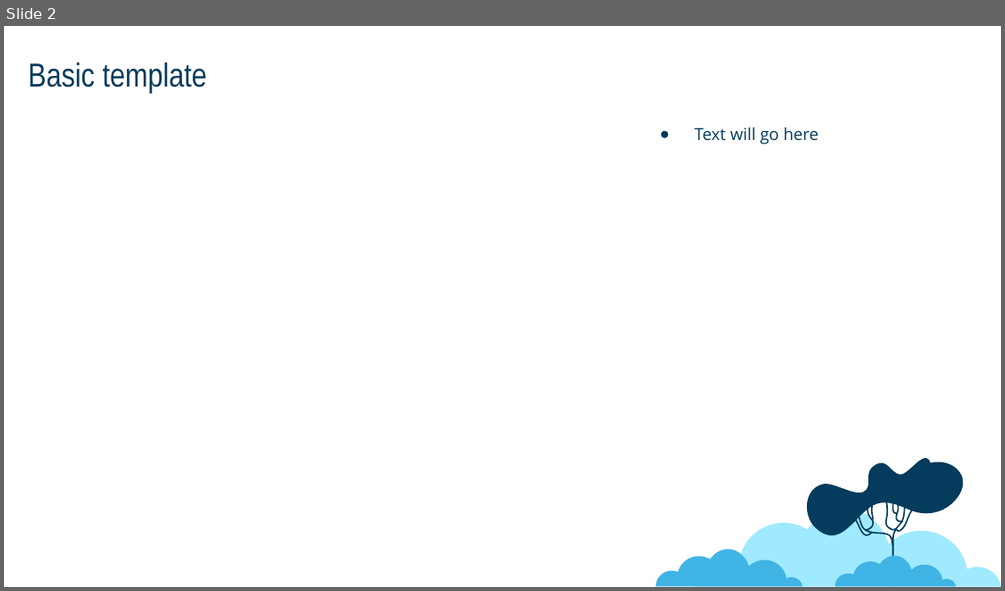
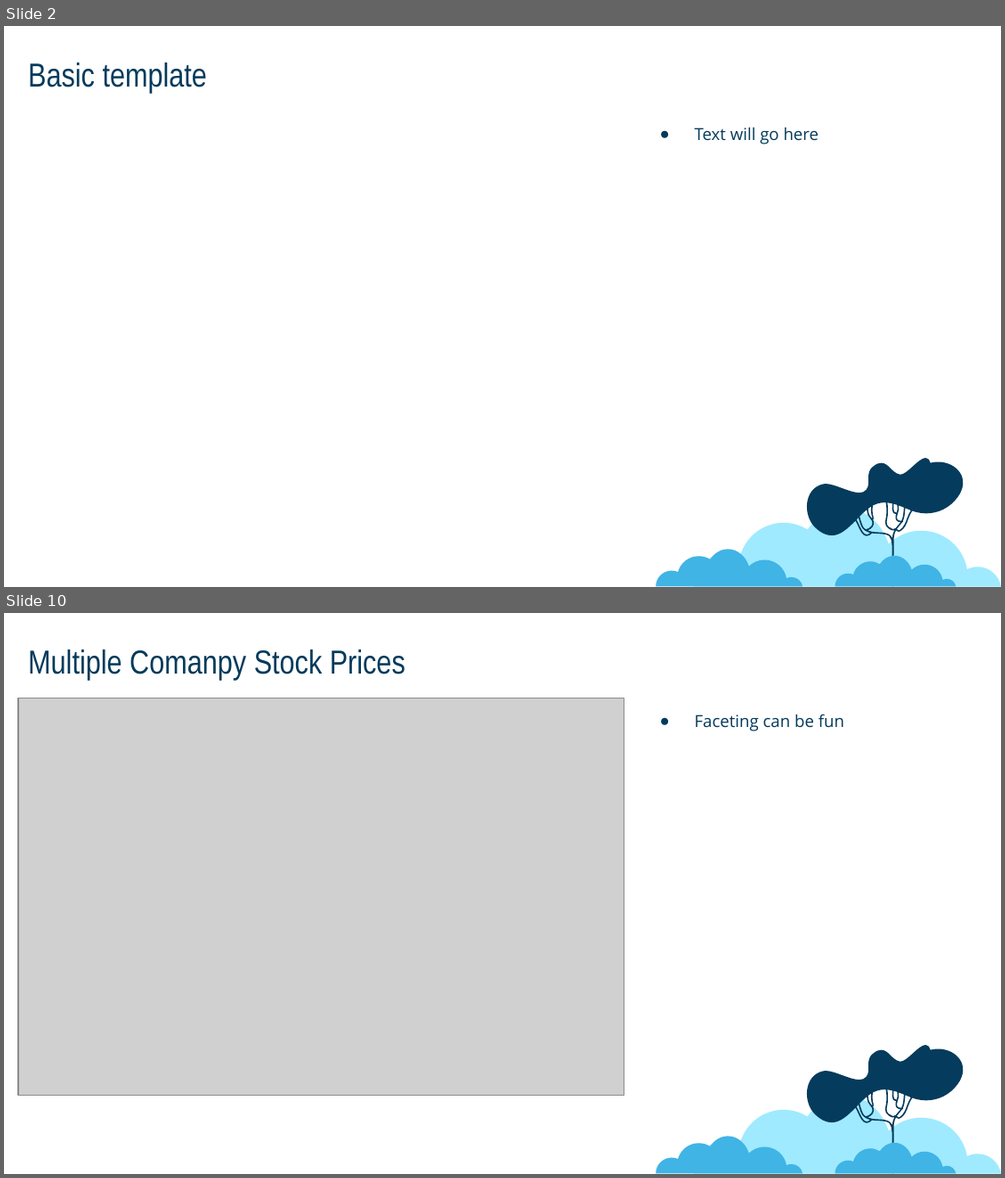
Before and after one commit to jonboone1/plotlyPowerpoint, a slide deck: example/output.pptx. Shown one above the other, each under a label of ours: slide 2 before the commit, slides 2 and 10 after it; the slides between them are not shown. The pictures are 1005x591 and 1005x1178 pixels, drawn with LibreOffice and Linux fonts; fonts in the diff are those of the drawing; grey boxes stand for pictures. Boxes give left, top, right and bottom in pixels: in the first picture for what was removed or moved away, otherwise in the second. Text is boxed around its words. In the diff, an @@ line names an element or a change of style, - is before the commit and + after.

```diff
--- a/example/output.pptx
+++ b/example/output.pptx
@@ slide 10 added at box(4, 613, 1001, 1174), background #FFFFFF; not listed: 4 template elements that a slide beside it also shows @@
@@ title added at box(28, 649, 405, 680), 24 pt, text #043A5B @@
+Multiple Comanpy Stock Prices
@@ picture added at box(18, 698, 623, 1094) @@
@@ text added at box(695, 714, 844, 731), 12 pt, text #043A5B @@
+● Faceting can be fun
```
Also in this commit, not shown: 4 other slides added, 15 other files.
